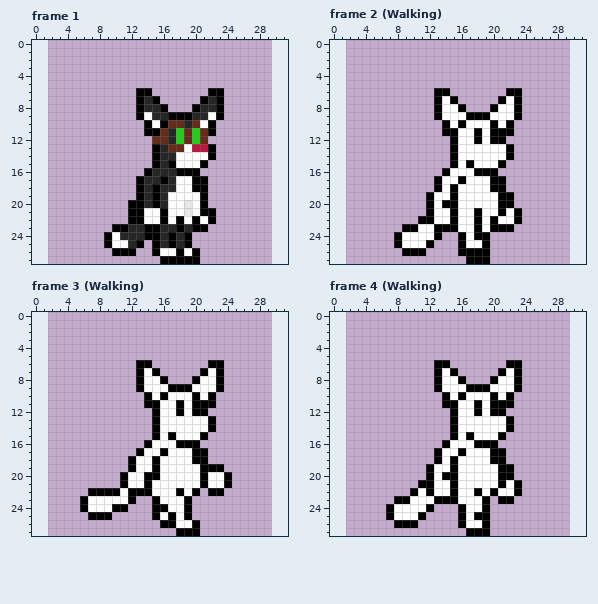
Pixel-art file -- TerraGuardian Sprites/Cait Sith Son.aseprite. That is the earlier state.
28x28 pixels, 10 frames. Colours within 5 levels of each other are drawn and written as one. Shown: frame 1, frame 2 (Walking), frame 3 (Walking), frame 4 (Walking). The old version is drawn lined up with the new one, on the new canvas. The commit also changed other frames, which this record leaves out.
New version:
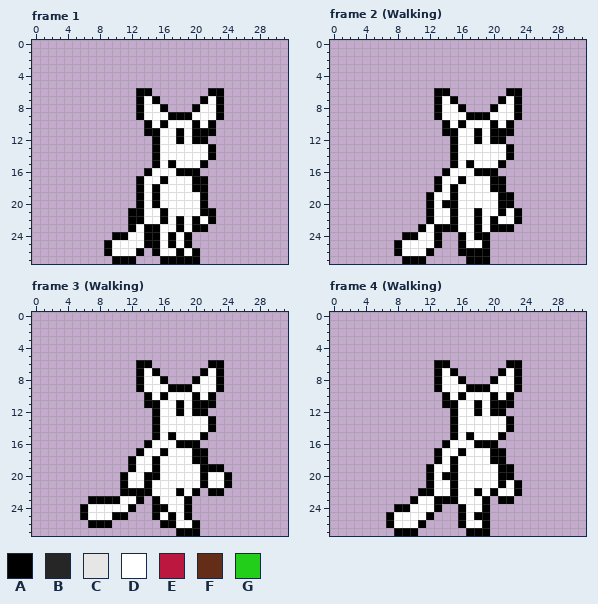
Palette (. is transparent): A #000000  B #262626  C #e6e6e6  D #ffffff  E #bc183f  F #632d18  G #23ce1b
The edit:
canvas 28x28 -> 32x28, the old top-left corner now at 2,0
--- frame 1
@@ x 7..24 @@
  6 ......AA.......AA.
- 7 ......ABA.....ABA.
- 8 ......ABBA...ABBA.
- 9 ......ADBBAAABBDA.
-10 .......ADAFFBFDA..
-11 .......AAFBGFGFA..
-12 ........FFBGFGF...
-13 ........ABFFDEEA..
-14 ........ABBDDDDA..
-15 ........ABADDDA...
-16 .......ABBBAAA....
-17 ......ABBABDDAA...
-18 ......ABABBDDAA...
-19 ......ABABDDDDA...
-20 .....AABABDDCDA...
-21 .....AADDADDCDAA..
+ 7 ......ADA.....ADA.
+ 8 ......ADDA...ADDA.
+ 9 ......ADDDAAADDDA.
+10 .......ADADDDADA..
+11 .......AADDADAAA..
+12 ........ADDADAA...
+13 ........ADDDDDDA..
+14 ........ADDDDDDA..
+15 ........ADADDDA...
+16 .......ADDDAAA....
+17 ......ADDADDDAA...
+18 ......ADADDDDAA...
+19 ......ADADDDDDA...
+20 ......ADADDDDDA...
+21 .....AADDADDDDAA..
 22 .....AADDADADADA..
-23 ...AABBAABBABAA...
-24 ..ADBBBAABABA.....
-25 ..ADDBA.ABABA.....
-26 ...AAA..ADDADA....
-27 .........AAAAA....
+23 .....ADAADDADAA...
+24 ...AADDAADADA.....
+25 ..ADDDDAADADA.....
+26 ..ADDDA.ADDADA....
+27 ...AAA...AAAAA....
--- frame 2 (Walking)
@@ x 6..15 @@
 21 ......ADDA
-22 .....AADDA
-23 ...AADDAAA
-24 ..ADDDDA..
-25 ..ADDDA...
-26 ...AAA....
-27 ..........
+22 ......ADDA
+23 .....ADAAA
+24 ...AADDA..
+25 ..ADDDDA..
+26 ..ADDDA...
+27 ...AAA....
--- frame 3 (Walking)
@@ x 4..15 @@
 21 .......ADDAD
-22 ...AAAADAAAD
-23 ..ADDDDDA..A
-24 ..ADDDAA...A
-25 ...AAA.....A
-26 ............
+22 .......AAAAD
+23 ...AAAADDA.A
+24 ..ADDDDDA..A
+25 ..ADDDAA...A
+26 ...AAA......
 27 ............
--- frame 4 (Walking)
@@ x 5..15 @@
 20 .......ADAA
-21 ......AADDA
-22 .....ADADDA
-23 ...AADDDAAA
-24 ..ADDDDA...
-25 ..ADDDA....
-26 ...AAA.....
-27 ...........
+21 .......ADDA
+22 ......AADDA
+23 .....ADDAAA
+24 ...AADDDA..
+25 ..ADDDDA...
+26 ..ADDDA....
+27 ...AAA.....
Changed places in both pictures, as pixel boxes (x1, y1, x2, y2):
changed: (104, 96, 216, 264)
changed: (394, 216, 442, 264)
changed: (80, 488, 144, 528)
changed: (386, 480, 442, 536)
